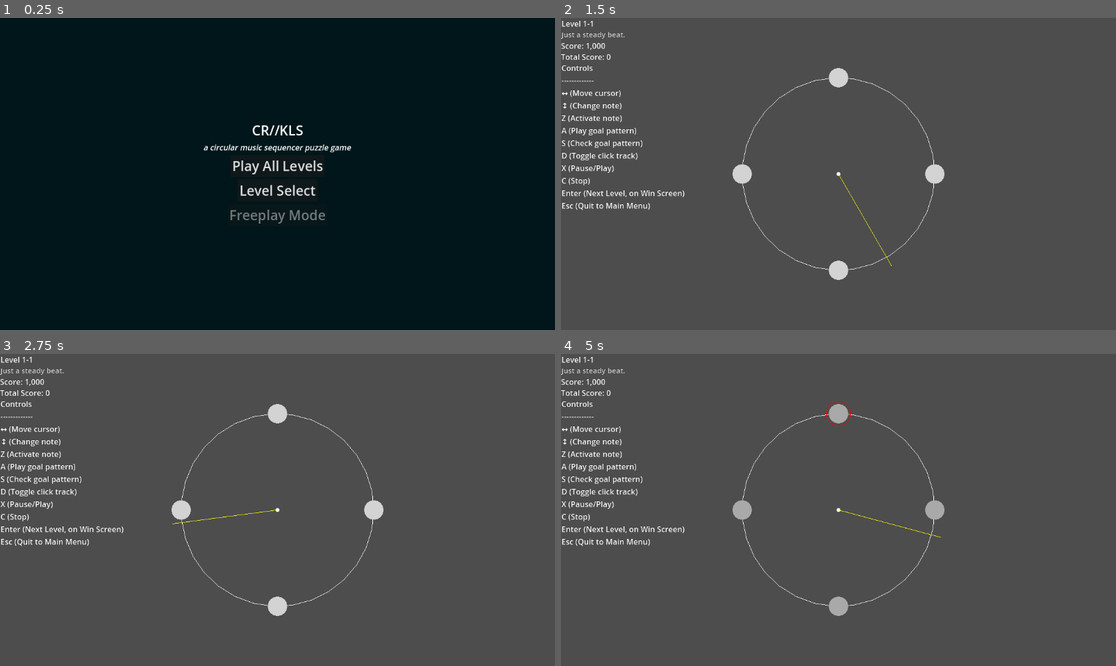
Above: before the commit, frames 1-4 (two rows, left to right).
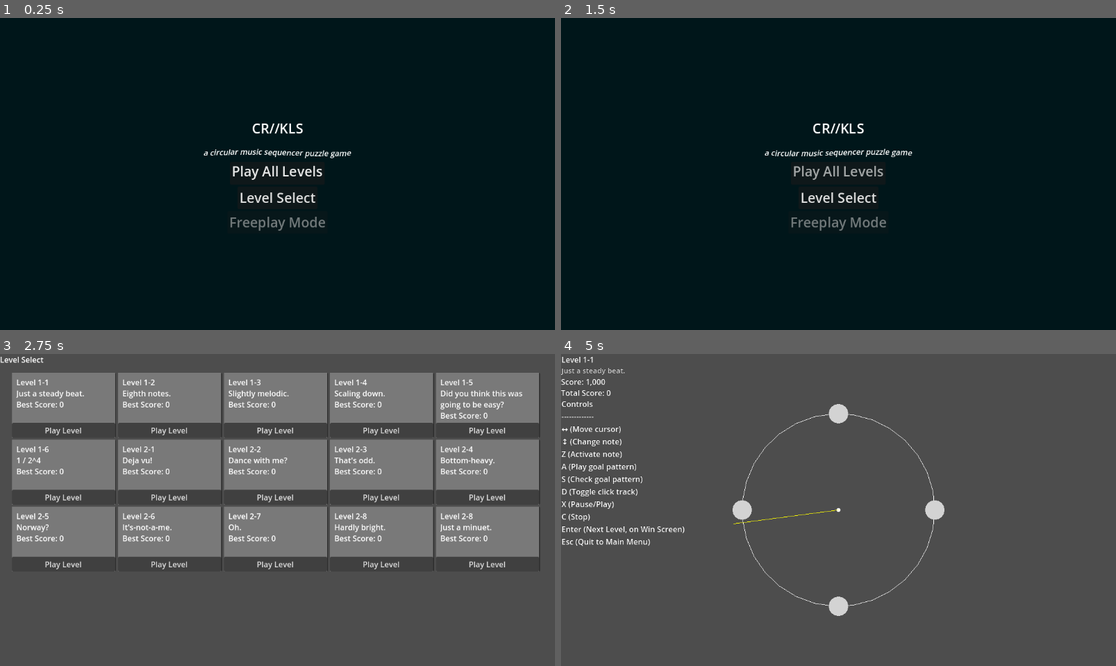
Above: after the commit, the same moments.

Repository: BurnsAndy/gmtk2025
Game: Godot game, scene res://scenes/main_menu.tscn
Two runs of this game, one before a commit and one after it. Both use one fixed random seed, a clock stepped at 60 frames per second and the inputs below.
Inputs (mouse positions are in pixels of both pictures, inside the frame that each line leads up to):
- Up to frame 1 (0.25 s): no input
- Up to frame 2 (1.5 s): click "Play All Levels" (after the commit: "[pulse freq=1.0 color=#ffffff…") at 0.5 s; click (838, 174) at 1.25 s, where only the run after the commit has a clickable "[pulse freq=1.0 color=#ffffff…"
- Up to frame 3 (2.75 s): click (277, 534) at 2 s, where only the run after the commit has a clickable "Level Select"
- Up to frame 4 (5 s): click (622, 428) at 2.75 s, where only the run after the commit has a clickable "Play Level"; tap Enter at 3.5, 3.6 s; hold Right 3.53-4.28 s; hold Down from 4.28 s (still down); tap Shift at 4.35 s

The runs differ from the first frame. In frame 1, 2.0% of the frame differs, in the area x 36-64%, y 33-69%; in frame 2, 100%, in the area x 0-100%, y 0-100%; in frame 3, 47%; in frame 4, 0.8%.

Commit message:
Additional main menu changes. Project settings updates.

Diff:
--- a/project.godot
+++ b/project.godot
@@ -10,7 +10,9 @@
 
 [application]
 
-config/name="Sequencer"
+config/name="CR//KLS"
+config/description="A circular music sequencer puzzle game."
+config/version="0.0.1"
 run/main_scene="uid://cc5a2txvcsmjt"
 config/features=PackedStringArray("4.4", "GL Compatibility")
 config/icon="res://icon.svg"
@@ -19,6 +21,10 @@
 
 ScoreManager="*res://scripts/classes/managers/score_manager.gd"
 
+[display]
+
+window/size/resizable=false
+
 [rendering]
 
 renderer/rendering_method="gl_compatibility"
--- a/scenes/main_menu.tscn
+++ b/scenes/main_menu.tscn
@@ -74,25 +74,41 @@
 vertical = true
 
 [node name="Label" type="RichTextLabel" parent="MainMenuUI/BoxContainer"]
+custom_minimum_size = Vector2(0, 61.375)
 layout_mode = 2
 theme = ExtResource("6_rtw2f")
-text = "CR//KLS"
+bbcode_enabled = true
+text = "[shake rate=2.0 level=2 connected=1]CR//KLS[/shake]"
 fit_content = true
 horizontal_alignment = 1
+vertical_alignment = 1
 
 [node name="RichTextLabel" type="RichTextLabel" parent="MainMenuUI/BoxContainer"]
+custom_minimum_size = Vector2(0, 31.16)
 layout_mode = 2
 bbcode_enabled = true
-text = "[i]a circular music sequencer puzzle game[/i]"
+text = "[wave amp=15.0 freq=3 connected=1][i]a circular music sequencer puzzle game[/i][/wave]"
 fit_content = true
 horizontal_alignment = 1
+vertical_alignment = 1
 
 [node name="PlayAllLevelsButton" type="Button" parent="MainMenuUI/BoxContainer"]
 layout_mode = 2
 size_flags_horizontal = 4
 size_flags_vertical = 4
 theme = ExtResource("6_rtw2f")
-text = "Play All Levels"
+text = "                           "
+
+[node name="RichTextLabel" type="RichTextLabel" parent="MainMenuUI/BoxContainer/PlayAllLevelsButton"]
+layout_mode = 0
+offset_right = 196.0
+offset_bottom = 40.0
+bbcode_enabled = true
+text = "[pulse freq=1.0 color=#ffffff40 ease=-2.0]Play All Levels[/pulse]"
+fit_content = true
+scroll_active = false
+horizontal_alignment = 1
+vertical_alignment = 1
 
 [node name="LevelSelectButton" type="Button" parent="MainMenuUI/BoxContainer"]
 layout_mode = 2
